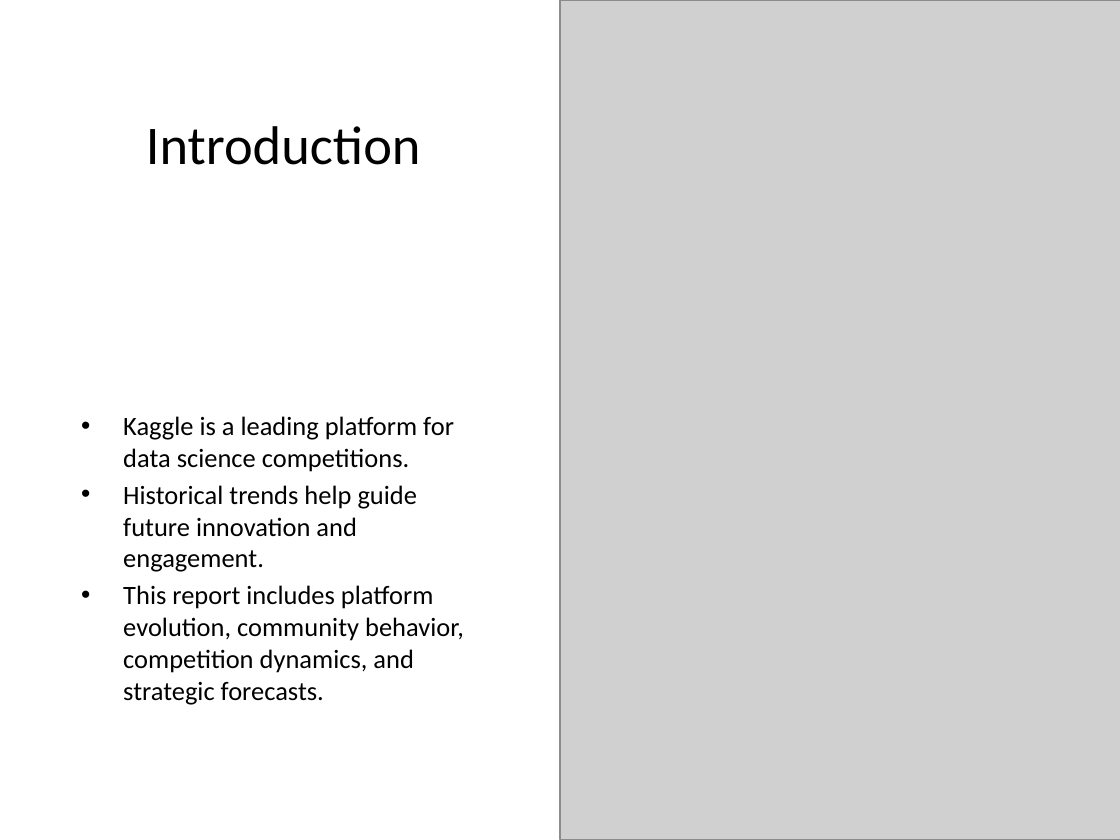
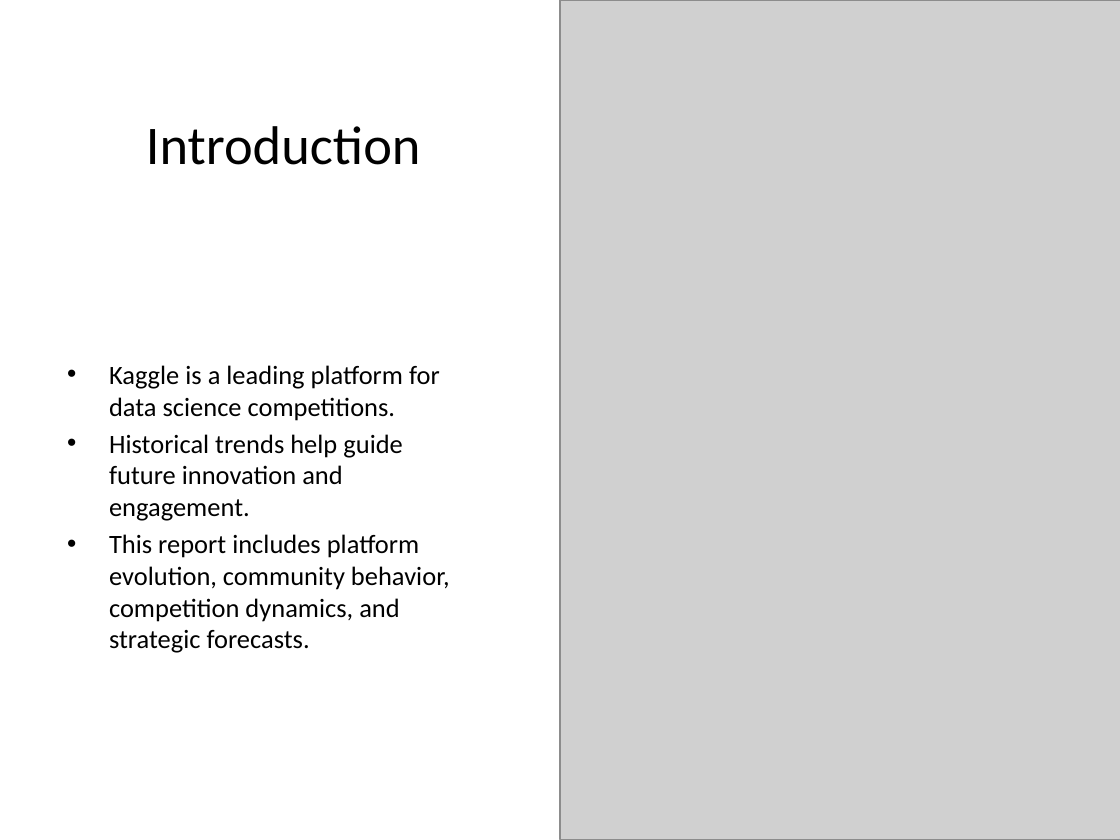
Before and after one commit to ShebMichel/kaggle-innovation-trends, a slide deck: slide 2 of Kaggle_Innovation_Report.pptx. Drawn at 1120x840 pixels with LibreOffice and Linux fonts; fonts in the diff are those of the drawing; grey boxes stand for pictures. Boxes give left, top, right and bottom in pixels: in the first picture for what was removed or moved away, otherwise in the second. Text is boxed around its words. In the diff, an @@ line names an element or a change of style, - is before the commit and + after.

```diff
--- a/Kaggle_Innovation_Report.pptx
+++ b/Kaggle_Innovation_Report.pptx
@@ text "Kaggle is a leading platform ...": place and size @@
-text "Kaggle is a leading platform ..." at box(123, 416, 464, 705)
+text "Kaggle is a leading platform ..." at box(109, 365, 450, 653)
```
Also in this commit, not shown: 4 other slides changed, 1 slide added, 1 slide removed, 2 other files.
